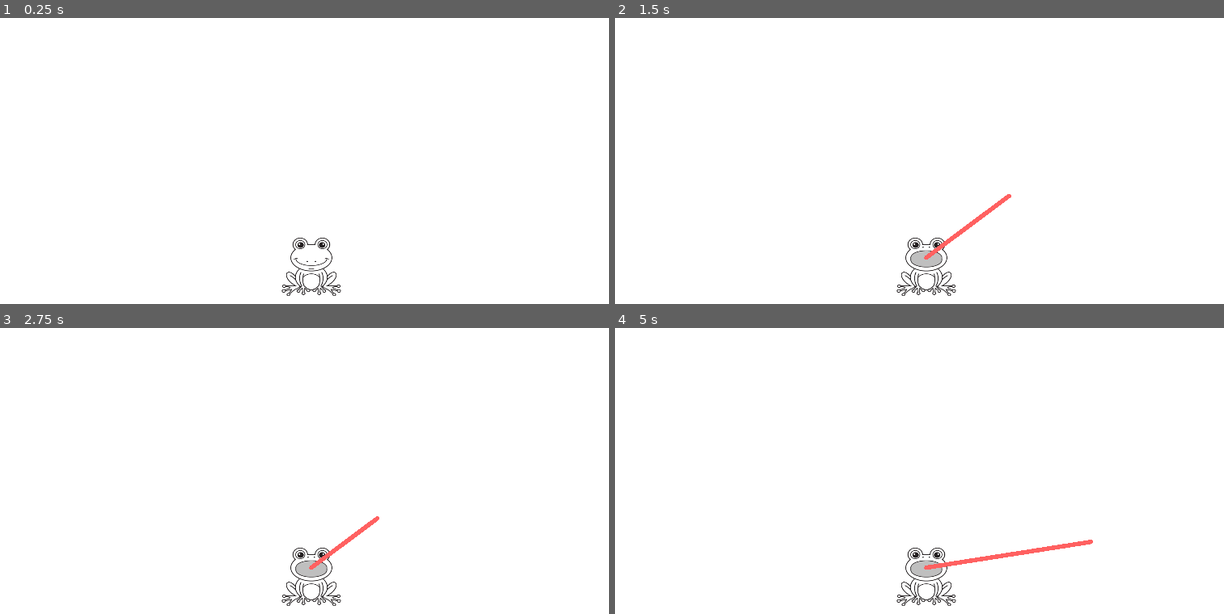
Above: before the commit, frames 1-4 (two rows, left to right).
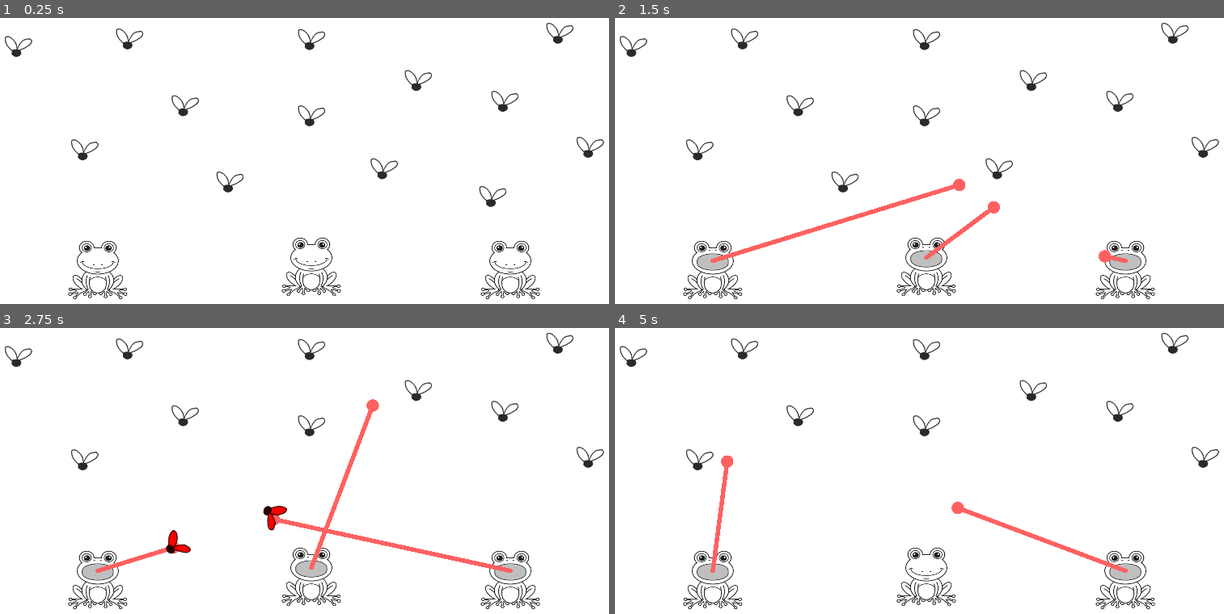
Above: after the commit, the same moments.

Repository: RichoM/time-flies
Game: Godot game, scene res://test.tscn
The game is run twice, just before and just after one commit, with the same random seed, the same clock (stepped at 60 frames per second) and the same inputs.
Inputs (mouse positions are in pixels of both pictures, inside the frame that each line leads up to):
- Up to frame 1 (0.25 s): no input
- Up to frame 2 (1.5 s): tap Enter at 0.5 s; move the mouse to (1071, 152) at 0.52 s; click (1071, 152) at 0.67 s; move the mouse to (797, 189) at 1.27 s; click (797, 189) at 1.42 s
- Up to frame 3 (2.75 s): move the mouse to (377, 396) at 2.02 s; click (377, 396) at 2.17 s
- Up to frame 4 (5 s): move the mouse to (895, 556) at 2.77 s; click (895, 556) at 2.92 s; move the mouse to (1120, 536) at 3.52 s; click (1120, 536) at 3.67 s; move the mouse to (730, 425) at 4.27 s; click (730, 425) at 4.42 s

The runs differ from the first frame. In frame 1, 2.2% of the frame differs, in the area x 0-100%, y 1-99%; in frame 2, 3.4%; in frame 3, 4.1%; in frame 4, 3.8%.

Commit message:
Added eating flies

Diff:
--- a/frog.gd
+++ b/frog.gd
@@ -2,10 +2,6 @@
 
 onready var tongue = $tongue
 onready var body = $body
-
-# Called when the node enters the scene tree for the first time.
-func _ready():
-	pass
 
 func _process(_delta):
 	if tongue.is_idle():
@@ -16,6 +12,7 @@
 func _input(event):
 	if event is InputEventMouseButton:
 		tongue.set_target(event.position)
-		print("MOUSE_POS: ", event.position)
-		var screen_pos = get_viewport().canvas_transform.xform(tongue.position)
-		print("SCREEN_POS: ", screen_pos)
+
+func eat(bug):
+	bug.get_parent().remove_child(bug)
+	# TODO(Richo): Score!
--- /dev/null
+++ b/obstacle.gd
@@ -0,0 +1,20 @@
+extends Sprite
+
+
+# Declare member variables here. Examples:
+# var a = 2
+# var b = "text"
+
+
+# Called when the node enters the scene tree for the first time.
+func _ready():
+	pass # Replace with function body.
+
+
+# Called every frame. 'delta' is the elapsed time since the previous frame.
+#func _process(delta):
+#	pass
+
+
+func _on_Area2D_area_entered(area):
+	modulate = Color.red
--- a/test.tscn
+++ b/test.tscn
@@ -1,9 +1,11 @@
-[gd_scene load_steps=6 format=2]
+[gd_scene load_steps=10 format=2]
 
 [ext_resource path="res://assets/frog.png" type="Texture" id=1]
 [ext_resource path="res://assets/frog_open.png" type="Texture" id=2]
 [ext_resource path="res://frog.gd" type="Script" id=3]
 [ext_resource path="res://tongue.gd" type="Script" id=4]
+[ext_resource path="res://assets/circle.png" type="Texture" id=5]
+[ext_resource path="res://assets/fly.png" type="Texture" id=6]
 
 [sub_resource type="SpriteFrames" id=1]
 animations = [ {
@@ -18,7 +20,17 @@
 "speed": 5.0
 } ]
 
+[sub_resource type="CircleShape2D" id=2]
+radius = 80.6226
+
+[sub_resource type="RectangleShape2D" id=3]
+extents = Vector2( 21.5, 17.5 )
+
 [node name="Node2D" type="Node2D"]
+
+[node name="Camera2D" type="Camera2D" parent="."]
+position = Vector2( 0, -185 )
+current = true
 
 [node name="Frog" type="Node2D" parent="."]
 script = ExtResource( 3 )
@@ -34,12 +46,265 @@
 script = ExtResource( 4 )
 
 [node name="line" type="Line2D" parent="Frog/tongue"]
-points = PoolVector2Array( 0, 0, 100, -100 )
+z_index = 100
+points = PoolVector2Array( 0, 0, 0, 0 )
 width = 7.0
 default_color = Color( 1, 0.380392, 0.380392, 1 )
 begin_cap_mode = 2
 end_cap_mode = 2
 
-[node name="Camera2D" type="Camera2D" parent="."]
-position = Vector2( 0, -185 )
-current = true
+[node name="tip" type="Area2D" parent="Frog/tongue"]
+rotation = 3.14159
+scale = Vector2( 0.2, 0.2 )
+collision_mask = 2
+
+[node name="sprite" type="Sprite" parent="Frog/tongue/tip"]
+modulate = Color( 1, 0.380392, 0.380392, 1 )
+z_index = 100
+texture = ExtResource( 5 )
+
+[node name="CollisionShape2D" type="CollisionShape2D" parent="Frog/tongue/tip"]
+shape = SubResource( 2 )
+
+[node name="Frog2" type="Node2D" parent="."]
+position = Vector2( -338, 5 )
+script = ExtResource( 3 )
+
+[node name="body" type="AnimatedSprite" parent="Frog2"]
+position = Vector2( 0, -32.328 )
+scale = Vector2( 0.5, 0.45 )
+frames = SubResource( 1 )
+animation = "open"
+
+[node name="tongue" type="Node2D" parent="Frog2"]
+position = Vector2( 0, -47 )
+script = ExtResource( 4 )
+
+[node name="line" type="Line2D" parent="Frog2/tongue"]
+z_index = 100
+points = PoolVector2Array( 0, 0, 0, 0 )
+width = 7.0
+default_color = Color( 1, 0.380392, 0.380392, 1 )
+begin_cap_mode = 2
+end_cap_mode = 2
+
+[node name="tip" type="Area2D" parent="Frog2/tongue"]
+rotation = 3.14159
+scale = Vector2( 0.2, 0.2 )
+collision_mask = 2
+
+[node name="sprite" type="Sprite" parent="Frog2/tongue/tip"]
+modulate = Color( 1, 0.380392, 0.380392, 1 )
+z_index = 100
+texture = ExtResource( 5 )
+
+[node name="CollisionShape2D" type="CollisionShape2D" parent="Frog2/tongue/tip"]
+shape = SubResource( 2 )
+
+[node name="Frog3" type="Node2D" parent="."]
+position = Vector2( 315, 5 )
+script = ExtResource( 3 )
+
+[node name="body" type="AnimatedSprite" parent="Frog3"]
+position = Vector2( 0, -32.328 )
+scale = Vector2( 0.5, 0.45 )
+frames = SubResource( 1 )
+animation = "open"
+
+[node name="tongue" type="Node2D" parent="Frog3"]
+position = Vector2( 0, -47 )
+script = ExtResource( 4 )
+
+[node name="line" type="Line2D" parent="Frog3/tongue"]
+z_index = 100
+points = PoolVector2Array( 0, 0, 0, 0 )
+width = 7.0
+default_color = Color( 1, 0.380392, 0.380392, 1 )
+begin_cap_mode = 2
+end_cap_mode = 2
+
+[node name="tip" type="Area2D" parent="Frog3/tongue"]
+rotation = 3.14159
+scale = Vector2( 0.2, 0.2 )
+collision_mask = 2
+
+[node name="sprite" type="Sprite" parent="Frog3/tongue/tip"]
+modulate = Color( 1, 0.380392, 0.380392, 1 )
+z_index = 100
+texture = ExtResource( 5 )
+
+[node name="CollisionShape2D" type="CollisionShape2D" parent="Frog3/tongue/tip"]
+shape = SubResource( 2 )
+
+[node name="fly" type="Area2D" parent="."]
+position = Vector2( -129, -167 )
+collision_layer = 2
+monitoring = false
+
+[node name="Sprite" type="Sprite" parent="fly"]
+scale = Vector2( 0.5, 0.5 )
+texture = ExtResource( 6 )
+
+[node name="CollisionShape2D" type="CollisionShape2D" parent="fly"]
+position = Vector2( -0.5, -0.5 )
+shape = SubResource( 3 )
+
+[node name="fly2" type="Area2D" parent="."]
+position = Vector2( -464, -382 )
+collision_layer = 2
+monitoring = false
+
+[node name="Sprite" type="Sprite" parent="fly2"]
+scale = Vector2( 0.5, 0.5 )
+texture = ExtResource( 6 )
+
+[node name="CollisionShape2D" type="CollisionShape2D" parent="fly2"]
+position = Vector2( -0.5, -0.5 )
+shape = SubResource( 3 )
+
+[node name="fly3" type="Area2D" parent="."]
+position = Vector2( -359, -218 )
+collision_layer = 2
+monitoring = false
+
+[node name="Sprite" type="Sprite" parent="fly3"]
+scale = Vector2( 0.5, 0.5 )
+texture = ExtResource( 6 )
+
+[node name="CollisionShape2D" type="CollisionShape2D" parent="fly3"]
+position = Vector2( -0.5, -0.5 )
+shape = SubResource( 3 )
+
+[node name="fly4" type="Area2D" parent="."]
+position = Vector2( -288, -394 )
+collision_layer = 2
+monitoring = false
+
+[node name="Sprite" type="Sprite" parent="fly4"]
+scale = Vector2( 0.5, 0.5 )
+texture = ExtResource( 6 )
+
+[node name="CollisionShape2D" type="CollisionShape2D" parent="fly4"]
+position = Vector2( -0.5, -0.5 )
+shape = SubResource( 3 )
+
+[node name="fly5" type="Area2D" parent="."]
+position = Vector2( -200, -288 )
+collision_layer = 2
+monitoring = false
+
+[node name="Sprite" type="Sprite" parent="fly5"]
+scale = Vector2( 0.5, 0.5 )
+texture = ExtResource( 6 )
+
+[node name="CollisionShape2D" type="CollisionShape2D" parent="fly5"]
+position = Vector2( -0.5, -0.5 )
+shape = SubResource( 3 )
+
+[node name="fly6" type="Area2D" parent="."]
+position = Vector2( 0, -393 )
+collision_layer = 2
+monitoring = false
+
+[node name="Sprite" type="Sprite" parent="fly6"]
+scale = Vector2( 0.5, 0.5 )
+texture = ExtResource( 6 )
+
+[node name="CollisionShape2D" type="CollisionShape2D" parent="fly6"]
+position = Vector2( -0.5, -0.5 )
+shape = SubResource( 3 )
+
+[node name="fly7" type="Area2D" parent="."]
+position = Vector2( 0, -272 )
+collision_layer = 2
+monitoring = false
+
+[node name="Sprite" type="Sprite" parent="fly7"]
+scale = Vector2( 0.5, 0.5 )
+texture = ExtResource( 6 )
+
+[node name="CollisionShape2D" type="CollisionShape2D" parent="fly7"]
+position = Vector2( -0.5, -0.5 )
+shape = SubResource( 3 )
+
+[node name="fly8" type="Area2D" parent="."]
+position = Vector2( 115, -188 )
+collision_layer = 2
+monitoring = false
+
+[node name="Sprite" type="Sprite" parent="fly8"]
+scale = Vector2( 0.5, 0.5 )
+texture = ExtResource( 6 )
+
+[node name="CollisionShape2D" type="CollisionShape2D" parent="fly8"]
+position = Vector2( -0.5, -0.5 )
+shape = SubResource( 3 )
+
+[node name="fly9" type="Area2D" parent="."]
+position = Vector2( 169, -328 )
+collision_layer = 2
+monitoring = false
+
+[node name="Sprite" type="Sprite" parent="fly9"]
+scale = Vector2( 0.5, 0.5 )
+texture = ExtResource( 6 )
+
+[node name="CollisionShape2D" type="CollisionShape2D" parent="fly9"]
+position = Vector2( -0.5, -0.5 )
+shape = SubResource( 3 )
+
+[node name="fly10" type="Area2D" parent="."]
+position = Vector2( 287, -144 )
+collision_layer = 2
+monitoring = false
+
+[node name="Sprite" type="Sprite" parent="fly10"]
+scale = Vector2( 0.5, 0.5 )
+texture = ExtResource( 6 )
+
+[node name="CollisionShape2D" type="CollisionShape2D" parent="fly10"]
+position = Vector2( -0.5, -0.5 )
+shape = SubResource( 3 )
+
+[node name="fly11" type="Area2D" parent="."]
+position = Vector2( 441, -222 )
+collision_layer = 2
+monitoring = false
+
+[node name="Sprite" type="Sprite" parent="fly11"]
+scale = Vector2( 0.5, 0.5 )
+texture = ExtResource( 6 )
+
+[node name="CollisionShape2D" type="CollisionShape2D" parent="fly11"]
+position = Vector2( -0.5, -0.5 )
+shape = SubResource( 3 )
+
+[node name="fly12" type="Area2D" parent="."]
+position = Vector2( 306, -295 )
+collision_layer = 2
+monitoring = false
+
+[node name="Sprite" type="Sprite" parent="fly12"]
+scale = Vector2( 0.5, 0.5 )
+texture = ExtResource( 6 )
+
+[node name="CollisionShape2D" type="CollisionShape2D" parent="fly12"]
+position = Vector2( -0.5, -0.5 )
+shape = SubResource( 3 )
+
+[node name="fly13" type="Area2D" parent="."]
+position = Vector2( 393, -403 )
+collision_layer = 2
+monitoring = false
+
+[node name="Sprite" type="Sprite" parent="fly13"]
+scale = Vector2( 0.5, 0.5 )
+texture = ExtResource( 6 )
+
+[node name="CollisionShape2D" type="CollisionShape2D" parent="fly13"]
+position = Vector2( -0.5, -0.5 )
+shape = SubResource( 3 )
+
+[connection signal="area_entered" from="Frog/tongue/tip" to="Frog/tongue" method="_on_tip_area_entered"]
+[connection signal="area_entered" from="Frog2/tongue/tip" to="Frog2/tongue" method="_on_tip_area_entered"]
+[connection signal="area_entered" from="Frog3/tongue/tip" to="Frog3/tongue" method="_on_tip_area_entered"]
--- a/tongue.gd
+++ b/tongue.gd
@@ -5,11 +5,16 @@
 var target : Vector2
 var vel : Vector2
 
+export var speed = 500
+onready var line = $line
+onready var tip = $tip
 
-onready var line = $line
+var frog
+onready var bugs = []
 
 func _ready():
 	line.points[1] = Vector2.ZERO
+	frog = get_parent()
 
 func is_idle():
 	return state == IDLE
@@ -18,12 +23,13 @@
 	if state != IDLE: return
 	var screen_pos = get_viewport().canvas_transform.xform(global_position)
 	target = point - screen_pos
-	vel = target.normalized() * 200
+	vel = target.normalized() * speed
 	state = FWD
 	line.points[1] = Vector2.ZERO
 
 func _process(delta):
 	line.visible = !is_idle()
+	tip.visible = line.visible
 	if state == FWD:
 		line.points[1] += (vel * delta)
 		if (target.distance_to(line.points[1]) < 10):
@@ -32,3 +38,22 @@
 		line.points[1] -= (vel * delta)
 		if (Vector2.ZERO.distance_to(line.points[1]) < 10):
 			state = IDLE
+			eat_bugs()
+	tip.position = line.points[1]
+	for bug in bugs:
+		bug["node"].global_position = tip.global_position + bug["offset"]
+
+func eat_bugs():
+	for bug in bugs:
+		frog.eat(bug["node"])
+	bugs.clear()
+
+func _on_tip_area_entered(area):
+	area.set_deferred("monitorable", false)
+	area.rotate(rand_range(0, TAU))
+	area.modulate = Color.red
+	area.z_index = 100
+	bugs.append({
+		"offset": (area.global_position - tip.global_position) / 5,
+		"node": area,
+	})
Binary file added: assets/circle.png
Not shown, added: assets/circle.png.import
Binary file added: assets/fly.png
Not shown, added: assets/fly.png.import
